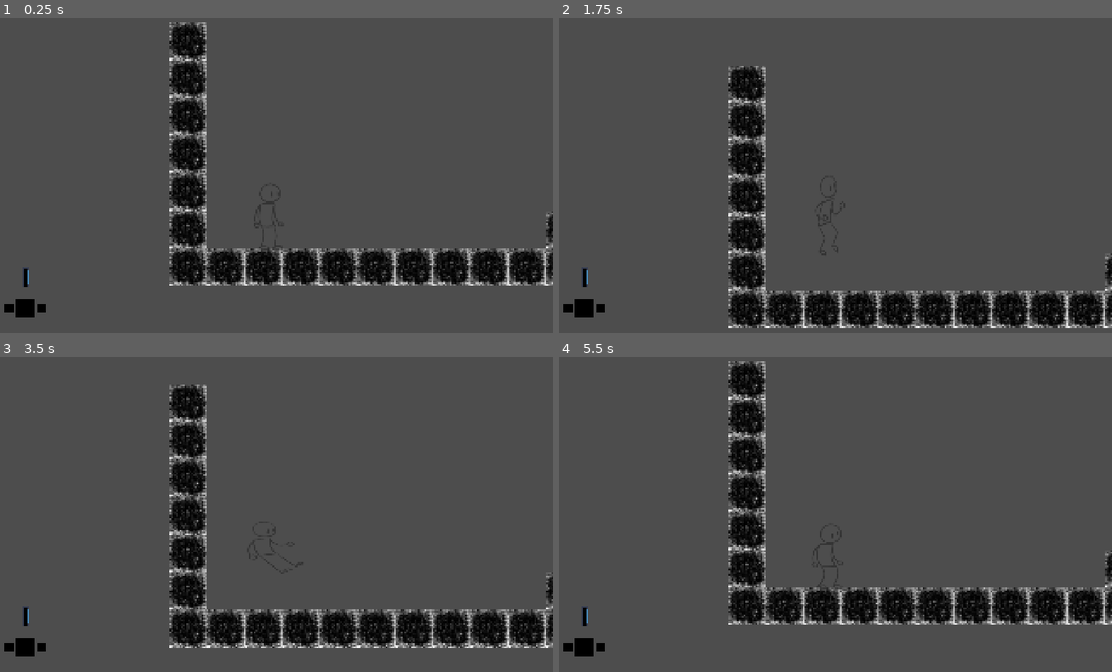
Above: before the commit, frames 1-4 (two rows, left to right).
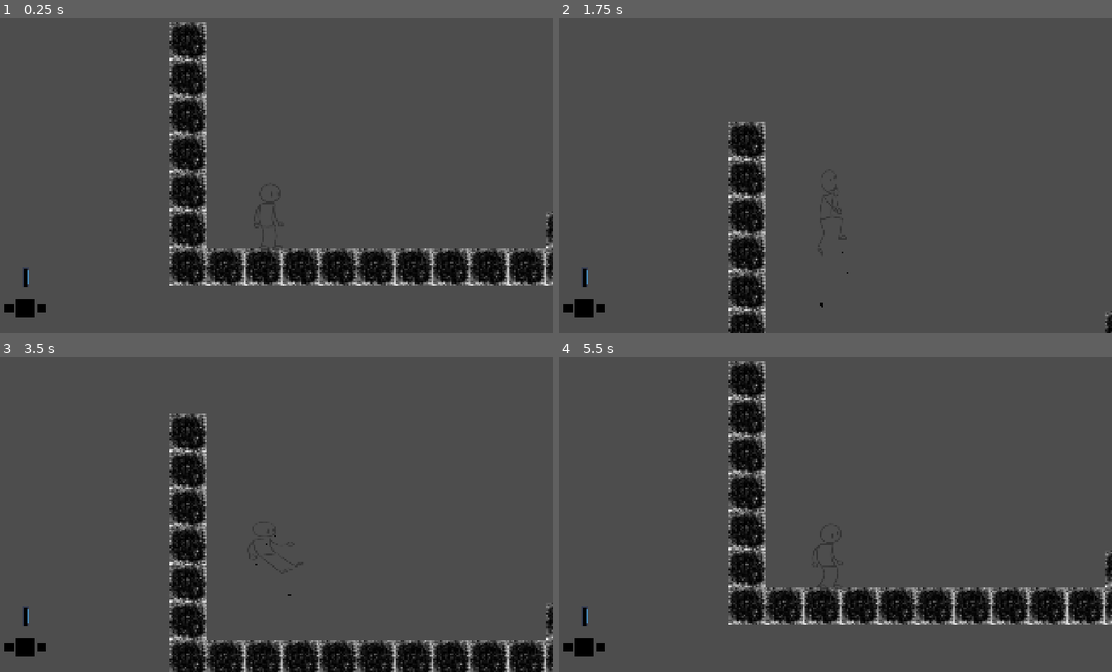
Above: after the commit, the same moments.

Repository: YhagoTomasini/Exlabers_Felpojam_026
Game: Godot game, scene res://Cenas/sala_de_testes.tscn
Same seed, same stepped clock (60 frames per second), same inputs: the game is played once before the commit and once after it. The engine's default icon, where the game draws it, is replaced by a stand-in: a white triangle on a blue panel in a dark square.
Inputs (mouse positions are in pixels of both pictures, inside the frame that each line leads up to):
- Up to frame 1 (0.25 s): no input
- Up to frame 2 (1.75 s): move the mouse to (951, 159) at 0.52 s; hold E (UI_move_right) from 0.53 s (still down); click (951, 159) at 0.6 s; tap Up (ui_up) at 0.77, 1.52 s; move the mouse to (719, 191) at 1.27 s; right-click (719, 191) at 1.35 s
- Up to frame 3 (3.5 s): move the mouse to (326, 442) at 2.02 s; release E (UI_move_right) at 2.03 s; hold Q (UI_move_left) 2.03-2.78 s; click (326, 442) at 2.1 s; move the mouse to (243, 577) at 2.77 s; hold E (UI_move_right) from 2.78 s (still down); right-click (243, 577) at 2.85 s; tap Up (ui_up) at 3.02 s
- Up to frame 4 (5.5 s): move the mouse to (1001, 561) at 3.52 s; click (1001, 561) at 3.6 s; tap Up (ui_up) at 3.77, 4.52 s; move the mouse to (658, 464) at 4.27 s; release E (UI_move_right) at 4.28 s; hold Q (UI_move_left) 4.28-5.03 s; right-click (658, 464) at 4.35 s; move the mouse to (857, 514) at 5.02 s; hold E (UI_move_right) from 5.03 s (still down); click (857, 514) at 5.1 s

The runs differ from the first frame. In frame 2, 10% of the frame differs, in the area x 30-100%, y 15-100%; in frame 3, 15%, in the area x 30-100%, y 8-100%; in frame 4, less than 0.1%.

Commit message:
tentei tentei e n consegui nada

Diff:
--- a/felpojams-dos-exlabers/Codigos/personagem_principal.gd
+++ b/felpojams-dos-exlabers/Codigos/personagem_principal.gd
@@ -4,13 +4,14 @@
 const SPEED = 650.0
 const MAGENTA_FORCE = -800.0
 
-@onready var anim: AnimatedSprite2D = $anim
-@onready var particulas_morte: CPUParticles2D = $particulas_morte
+@export var anim : AnimatedSprite2D
+@export var particulas_morte : CPUParticles2D
+@export var particulas_andando : CPUParticles2D
 
-@onready var coyote_timer: Timer = $coyote_timer
-@onready var camera: Camera2D = $camera
+@export var coyote_timer: Timer
+@export var camera: Camera2D
 
-@export var jump_heigh := 128
+@export var jump_heigh : float
 @export var max_time_to_peak := 0.5
 
 #temos uma booleana para verificação se esta na marca ciano,
@@ -33,6 +34,7 @@
 
 
 func _ready() -> void:
+	particulas_andando.emitting = false
 	noCianoB = false
 	noCianoI = 0
 	jump_velocity= (jump_heigh*2)/ max_time_to_peak
@@ -77,7 +79,9 @@
 		velocity.x = move_toward(velocity.x, 0, SPEED)
 	if knockback_vector != Vector2.ZERO:
 		velocity = knockback_vector
+
 	_set_state()
+
 	move_and_slide()
 	for i in get_slide_collision_count():
 		var c = get_slide_collision(i)
@@ -113,7 +117,6 @@
 		#empurra(knockback)
 		#Só comentar e descomentar se quiser voltar o knocback
 
-
 func _on_area_2d_personagem_area_shape_exited(area_rid: RID, area: Area2D, area_shape_index: int, local_shape_index: int) -> void:
 	if area != null:
 		if area.name == "Area2DCiano":
@@ -129,21 +132,28 @@
 
 func _set_state():
 	var state = "Idle"
+	particulas_andando.emitting = false
 
 	if !is_on_floor():
 		if velocity.y < 0:
 			state = "Jump"
+			particulas_andando.emitting = true
+
 			AudioManager.criar_aud(SoundEffect.TIPO_DE_SOM.PULO)
 			jump_tween()
 		else:
+			particulas_andando.emitting = false
 			state = "Falling"
 			queda_tween()
+
 	elif velocity.x != 0:
 		state = "Run"
+		particulas_andando.emitting = true
 		AudioManager.criar_aud(SoundEffect.TIPO_DE_SOM.PASSO)
 
 	if anim.name != state:
 		anim.play(state)
+
 
 func player_morreu():
 	anim.visible = false
--- a/felpojams-dos-exlabers/Prefabs/personagem_principal.tscn
+++ b/felpojams-dos-exlabers/Prefabs/personagem_principal.tscn
@@ -154,9 +154,9 @@
 "duration": 1.0,
 "texture": SubResource("AtlasTexture_rx1wt")
 }],
-"loop": true,
+"loop": false,
 "name": &"Jump",
-"speed": 8.0
+"speed": 12.0
 }, {
 "frames": [{
 "duration": 1.0,
@@ -229,16 +229,21 @@
 frame_2/texture = ExtResource("9_vq5uy")
 frame_2/duration = 0.5
 
-[node name="PersonagemPrincipal" type="CharacterBody2D" groups=["Player"]]
+[node name="PersonagemPrincipal" type="CharacterBody2D" node_paths=PackedStringArray("anim", "particulas_morte", "particulas_andando", "coyote_timer", "camera") groups=["Player"]]
 collision_layer = 9
 collision_mask = 3
 script = ExtResource("1_liew2")
-jump_heigh = 256
+anim = NodePath("anim")
+particulas_morte = NodePath("particulas_morte")
+particulas_andando = NodePath("particulas_andando")
+coyote_timer = NodePath("coyote_timer")
+camera = NodePath("camera")
+jump_heigh = 600.0
 
 [node name="anim" type="AnimatedSprite2D" parent="."]
 position = Vector2(3, 0)
 sprite_frames = SubResource("SpriteFrames_7kss6")
-animation = &"Jump"
+animation = &"Idle"
 autoplay = "Idle"
 
 [node name="CollisionShape2D" type="CollisionShape2D" parent="."]
@@ -270,7 +275,6 @@
 angular_velocity_max = 650.0
 
 [node name="particulas_andando" type="CPUParticles2D" parent="."]
-visible = false
 position = Vector2(-1, 128)
 texture = ExtResource("10_vq5uy")
 lifetime = 0.5
@@ -290,6 +294,7 @@
 position = Vector2(0, -128)
 
 [connection signal="animation_finished" from="anim" to="." method="_on_anim_animation_finished"]
+[connection signal="animation_looped" from="anim" to="." method="_on_anim_animation_looped"]
 [connection signal="area_entered" from="Area2DPersonagem" to="." method="_on_area_2d_personagem_area_entered"]
 [connection signal="area_shape_exited" from="Area2DPersonagem" to="." method="_on_area_2d_personagem_area_shape_exited"]
 [connection signal="timeout" from="coyote_timer" to="." method="_on_coyote_timer_timeout"]
